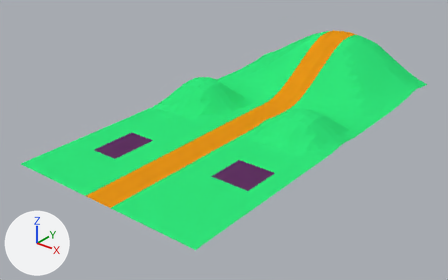
A saved change to the Blender file Documents/javascript/project_zulu/blender_models/terrain2.blend.
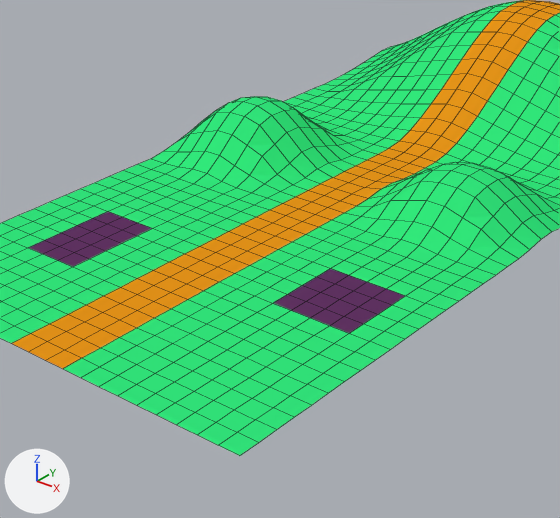
Each version is shown whole from a 50 mm camera at (167.0, -230.0, 126.0) aimed at (-6.0, -15.0, -7.0), then close up on the part from 18% to 78% of the width and 11% to 100% of the height. The lights are fixed; the arrows at lower left show +X, +Y and +Z. The close-ups show mesh edges as thin lines.

Script lines for the objects in view, before the commit:
```python
me_plane = bpy.data.meshes.new('Plane')
me_plane.from_pydata(...)  # 946 vertices, 882 faces; spans x -50.0..50.0, y -100.0..100.0, z 0.0..25.0
# faces by material slot: [725, 126, 31]
me_plane.materials.append(mat_material_001)  # its picture is missing
me_plane.materials.append(mat_material_002)  # its picture is missing
me_plane.materials.append(mat_material_003)  # its picture is missing
ob_plane = bpy.data.objects.new('Plane', me_plane)
ob_plane.location = (0.0, 0.0, 0.0)
```
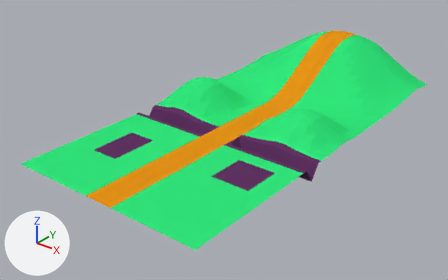
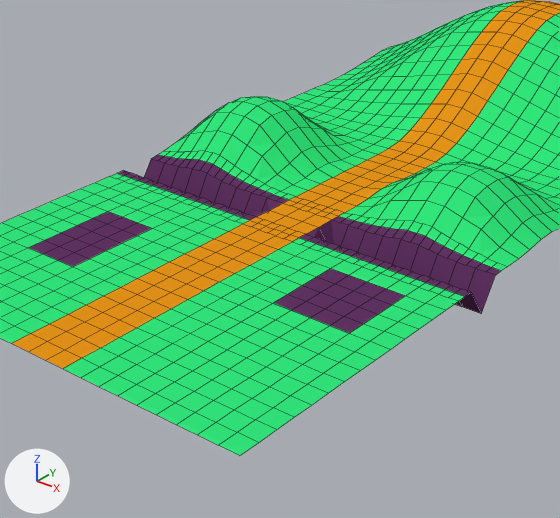
The edits, one by one:
me_plane is used by ob_plane; location (0.0, 0.0, 0.0).
me_plane had 946 vertices, 882 faces and spanned x -50.0..50.0, y -100.0..100.0, z 0.0..25.0.
me_plane now has 1116 vertices, 1008 faces and spans x -50.0..50.0, y -100.0..100.0, z -7.0..25.0.
Part 1, on me_plane:
126 faces are deleted.
18 vertices in x -50.0..50.0, y -24.0, z 0.0 move by (0.0, 0.0, -7.0).
170 vertices are added at x -50.0..50.0, y -33.0..-14.0, z 0.0..4.0.
108 new faces join them, mat_material_001 (its picture is missing).
108 new faces join them, mat_material_003 (its picture is missing).
36 new faces join them, mat_material_002 (its picture is missing).

Changed parts and their boxes (x1, y1, x2, y2) in the close-ups (560 x 518 px):
part 1 of me_plane, built on: before (95, 130, 518, 310); after (95, 130, 518, 314)
